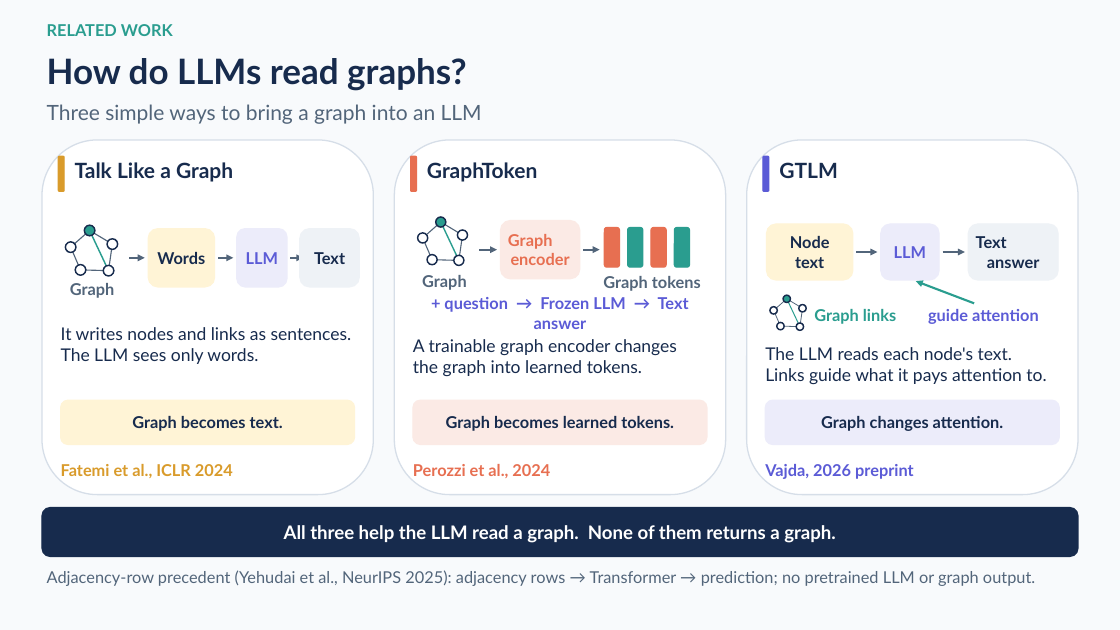
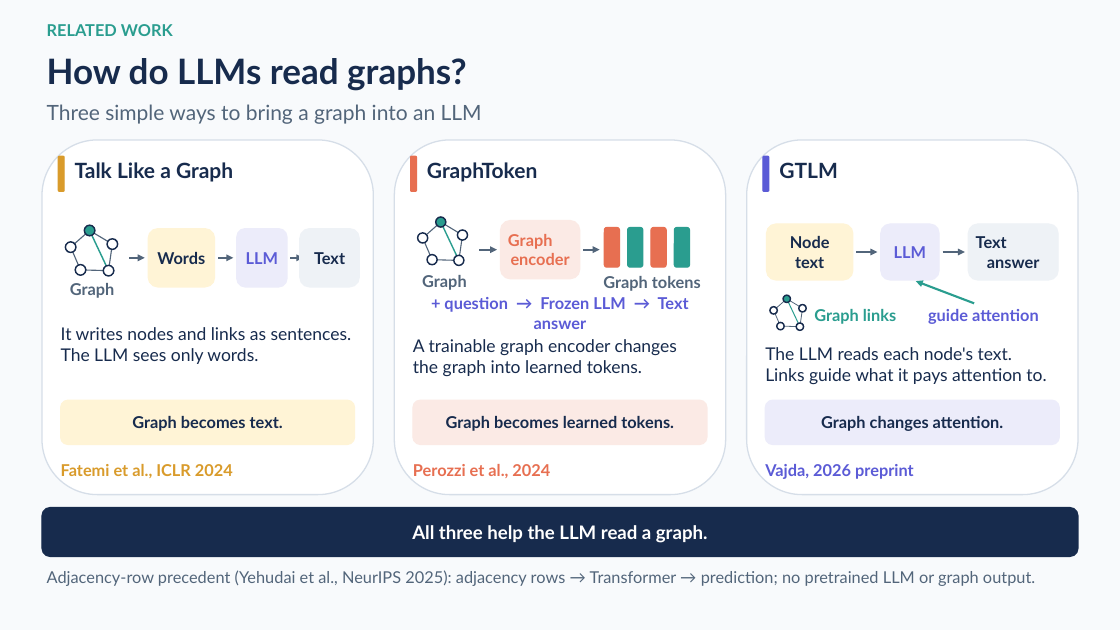
Before and after one commit to Ucchwas/Graph_to_LLM, a slide deck: slide 1 of slides/Weekly_Presentation_9.pptx. Drawn at 1120x630 pixels with LibreOffice and Linux fonts; fonts in the diff are those of the drawing. Boxes give left, top, right and bottom in pixels: in the first picture for what was removed or moved away, otherwise in the second. Text is boxed around its words. In the diff, an @@ line names an element or a change of style, - is before the commit and + after.

```diff
--- a/slides/Weekly_Presentation_9.pptx
+++ b/slides/Weekly_Presentation_9.pptx
@@ text in rounded rectangle at (412,525,708,543): text changed @@
-All three help the LLM read a graph. None of them returns a graph.
+All three help the LLM read a graph.
```
Also in this commit, not shown: 3 other files.
